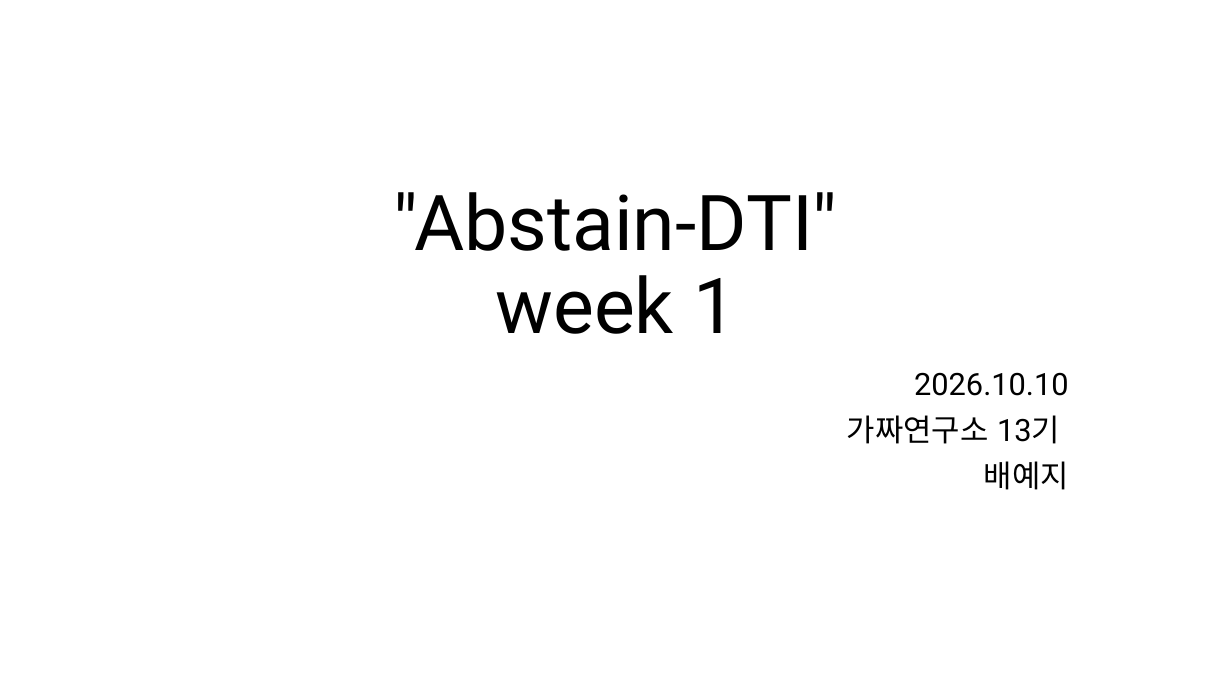
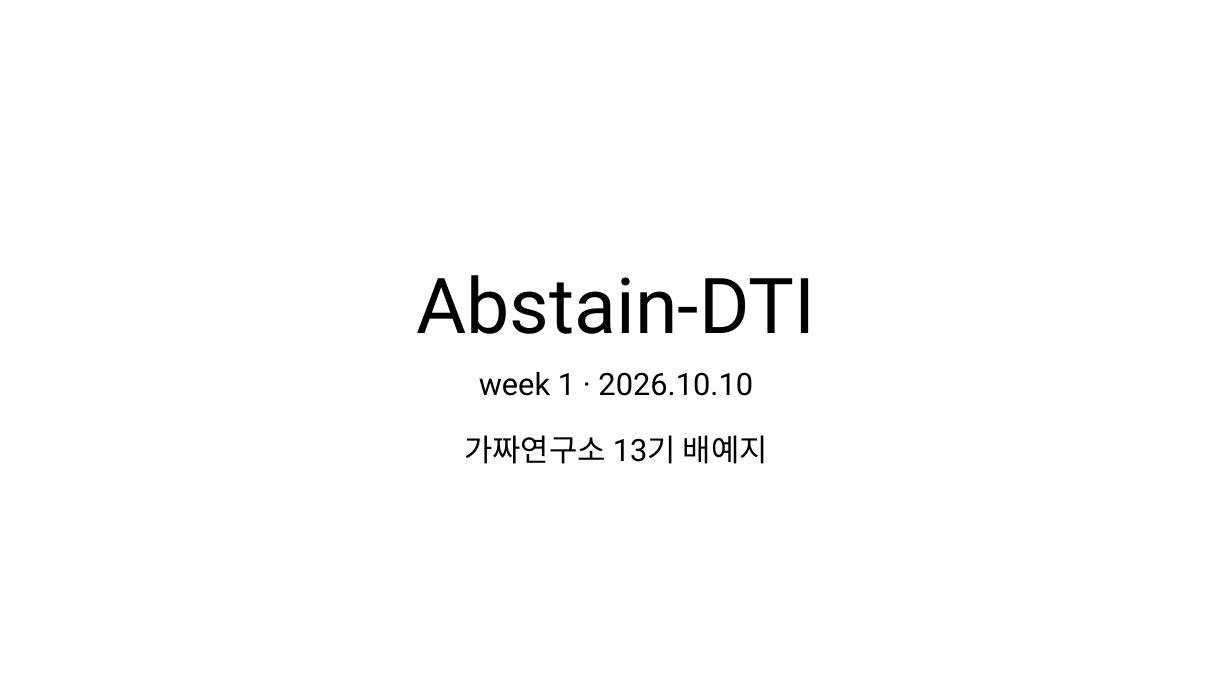
Before and after one commit to Pseudo-Lab/abstain-dti, a slide deck: slide 1 of docs/weekly/w01/week1_onboarding.pptx. Drawn at 1232x693 pixels with LibreOffice and Linux fonts; fonts in the diff are those of the drawing. Boxes give left, top, right and bottom in pixels: in the first picture for what was removed or moved away, otherwise in the second. Text is boxed around its words. In the diff, an @@ line names an element or a change of style, - is before the commit and + after.

```diff
--- a/docs/weekly/w01/week1_onboarding.pptx
+++ b/docs/weekly/w01/week1_onboarding.pptx
@@ title at (416, 275, 815, 334): text changed @@
-"Abstain-DTI"
-week 1
+Abstain-DTI
@@ subtitle at (464, 372, 768, 464): text changed @@
-2026.10.10
-가짜연구소 13기
-배예지
+week 1 · 2026.10.10
+가짜연구소 13기 배예지
```
Also in this commit, not shown: 5 other slides changed, 14 slides added, 1 slide removed.
